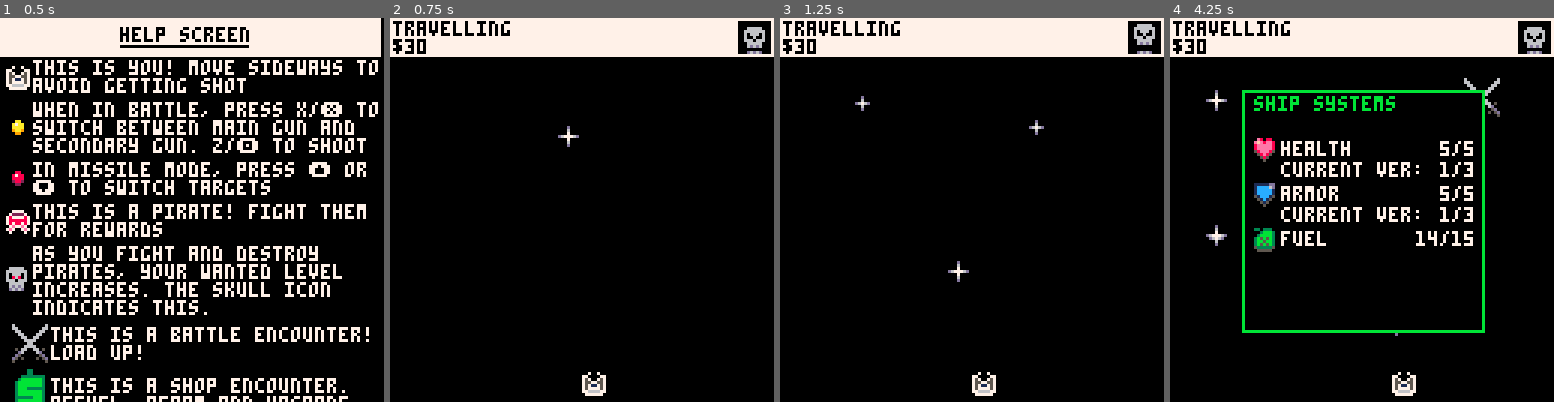
Above: before the commit, frames 1-4 (left to right).
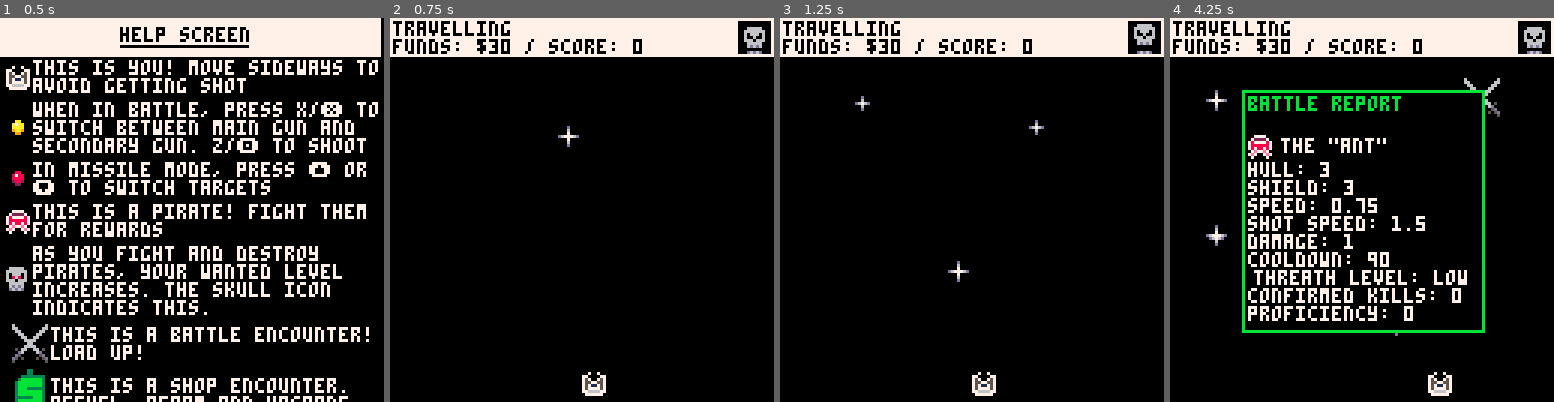
Above: after the commit, the same moments.

Repository: NinetiesPaul/Orion-s-Defender
Game: PICO-8 cartridge orionsdefender.p8
Same seed, same stepped clock (60 frames per second), same inputs: the game is played once before the commit and once after it.
Inputs:
- Up to frame 1 (0.5 s): tap X (X key) at 0.33 s
- Up to frame 2 (0.75 s): tap O (Z key) at 0.7 s
- Up to frame 3 (1.25 s): tap X (X key) at 1.07 s
- Up to frame 4 (4.25 s): hold Right 1.6-2.1 s; tap O (Z key) every 0.4 s from 1.7 to 4.1 s; tap X (X key) at 1.85, 2.97, 4.08 s; hold Up 2.15-2.42 s; hold Right 2.47-3.03 s; hold Left 3.08-3.58 s; hold Down 3.63-3.97 s; hold Right from 4.02 s (still down)

Frame 1 is identical in both runs. In frame 2, 0.8% of the frame differs, in the area x 0-66%, y 5-10%; in frame 3, 0.8%; in frame 4, 11%, in the area x 0-79%, y 5-99%.

Commit message:
feat: complete refactoring of the pause menu

Diff:
--- a/orionsdefender.p8
+++ b/orionsdefender.p8
@@ -23,7 +23,11 @@
 	clock = 0
 	current_view = 6
 	pause_menu = false
-	pause_menu_page = 1
+	pause_menu_option = 1
+	pause_menu_myship = false
+	pause_menu_myship_page = 0
+	pause_menu_battlerep = false
+	pause_menu_battlerep_page = 0
 	help_text_y = 0
 	stars = {}
 
@@ -253,7 +257,8 @@
 	-- enemy and battle
 	enemy_list =
 	{
-		ant = {
+		{
+			id = 1,
 			name = "ant",
 			spr = 009,
 			spr_damage = 025,
@@ -264,9 +269,12 @@
 			b_speed =  0.75,
 			b_cdr = 90,
 			score = 100,
-			reward = 8
+			reward = 8,
+			n_destroyed = 0,
+			knowledge_level = 0
 		},
-		ghost = {
+		{
+			id = 2,
 			name = "ghost",
 			spr = 010,
 			spr_damage = 026,
@@ -277,9 +285,12 @@
 			b_speed =  1,
 			b_cdr = 75,
 			score = 125,
-			reward = 12
+			reward = 12,
+			n_destroyed = 0,
+			knowledge_level = 0
 		},
-		eagle = {
+		{
+			id = 3,
 			name = "eagle",
 			spr = 011,
 			spr_damage = 027,
@@ -290,9 +301,12 @@
 			b_speed =  1.7,
 			b_cdr = 60,
 			score = 150,
-			reward = 14
+			reward = 14,
+			n_destroyed = 0,
+			knowledge_level = 0
 		},
-		spectre = {
+		{
+			id = 4,
 			name = "spectre",
 			spr = 012,
 			spr_damage = 028,
@@ -303,9 +317,12 @@
 			b_speed =  1.5,
 			b_cdr = 45,
 			score = 175,
-			reward = 16
+			reward = 16,
+			n_destroyed = 0,
+			knowledge_level = 0
 		},
-		sentinel = {
+		{
+			id = 5,
 			name = "sentinel",
 			spr = 013,
 			spr_damage = 029,
@@ -316,7 +333,9 @@
 			b_speed =  1.7,
 			b_cdr = 45,
 			score = 250,
-			reward = 20
+			reward = 20,
+			n_destroyed = 0,
+			knowledge_level = 0
 		}
 	}
 	enemies = {}
@@ -335,13 +354,6 @@
 	}
 	battle_rewards = 0
 	battle_started = false
-	confirmed_kills = {
-		ant = { n_destroyed = 0, knowledge_level = 0 },
-		ghost = { n_destroyed = 0, knowledge_level = 0 },
-		eagle = { n_destroyed = 0, knowledge_level = 0 },
-		spectre = { n_destroyed = 0, knowledge_level = 0 },
-		sentinel = { n_destroyed = 0, knowledge_level = 0 }
-	}
 
 	transition_animation = false
 	left_side = 0
@@ -374,88 +386,105 @@
 			rect(24,24,104,104, 11)
 			palt(0, false) rectfill(25,25,103,103, 0) palt(0, true)
 
-			if pause_menu_page == 2 or pause_menu_page == 3 then
-				line_ct = 0
-				for k,v in pairs(confirmed_kills) do
-					spr(enemy_list[k]["spr"], 28, 39 + line_ct * 8)
-					print(k, 37, 41 + line_ct * 8, 7)
-					if (pause_menu_page == 2) print(v.n_destroyed, 98, 41 + line_ct * 8, 7)
-					if (pause_menu_page == 3) print(v.knowledge_level.."/3", 90, 41 + line_ct * 8, 7)
-					line_ct += 1
+			-- line(64,0,64,127, 7)
+
+			if not pause_menu_myship and not pause_menu_battlerep then
+				print("ship systems", 40, 58, (pause_menu_option == 1) and 7 or 11)
+				print("battle report", 38, 64, (pause_menu_option == 2) and 7 or 11)
+			end
+
+			if pause_menu_battlerep then
+				print("battle report", 26, 26, 11)
+				spr(enemy_list[pause_menu_battlerep_page]["spr"], 26, 39)
+				print("the " .. "\""..enemy_list[pause_menu_battlerep_page]["name"].."\"", 37, 40, 7)
+
+				print("hull: " .. enemy_list[pause_menu_battlerep_page]["b_health"], 26, 48, 7)
+				print("shield: " .. enemy_list[pause_menu_battlerep_page]["b_energy"], 26, 54, 7)
+				print("speed: " .. enemy_list[pause_menu_battlerep_page]["b_speed"], 26, 60, 7)
+				print("shot speed: " .. enemy_list[pause_menu_battlerep_page]["b_shot_speed"], 26, 66, 7)
+				print("damage: " .. enemy_list[pause_menu_battlerep_page]["b_damage"], 26, 72, 7)
+				print("cooldown: " .. enemy_list[pause_menu_battlerep_page]["b_cdr"], 26, 78, 7)
+
+				threath = (pause_menu_battlerep_page == 1) and "low" or (pause_menu_battlerep_page == 2 or pause_menu_battlerep_page == 3) and "mid" or "high"
+				print("threath level: " .. threath, 28, 84, 7)
+				print("confirmed kills: " .. enemy_list[pause_menu_battlerep_page]["n_destroyed"], 26, 90, 7)
+				print("proficiency: " .. enemy_list[pause_menu_battlerep_page]["knowledge_level"], 26, 96, 7)
+			end
+
+			if pause_menu_myship then
+				if pause_menu_myship_page == 1 then
+					print("ship systems", 26, 26, 11)
+
+					spr(003, 26, 40)
+					print("health", 34, 41, 7)
+					print(player.health.."/"..player.max_health, 92, 41, 7)
+					print("current ver: ", 26, 49, 7)
+					print(player.health_lvl .. "/3", 92, 49, 7)
+
+					spr(004, 26, 55)
+					print("armor", 34, 56, 7)
+					print(player.armor.."/"..player.max_armor, 92, 56, 7)
+					print("current ver: ", 26, 64, 7)
+					print(player.armor_lvl .. "/3", 92, 64, 7)
+
+					spr(005, 26, 70)
+					print("fuel", 34, 71, 7)
+					print(flr(player.fuel).."/"..player.max_fuel, 84, 71, 7)
+				elseif pause_menu_myship_page == 2 then
+					print("laser weapon", 26, 26, 11)
+
+					print("system lv", 26, 40, 7)
+					print(player.laser_lvl, 100, 40, 7)
+					print("damage", 26, 46, 7)
+					print(laser_dmg, 92, 46, 7)
+					print("reload time", 26, 52, 7)
+					print(laser_cooldown_rate, 96, 52, 7)
+				elseif pause_menu_myship_page == 3 then
+					print("guided shot", 26, 26, 11)
+
+					print("system lv", 26, 40, 7)
+					print(player.missile_lvl, 100, 40, 7)
+					print("damage", 26, 46, 7)
+					print(missile_damage, 92, 46, 7)
+					print("reload time", 26, 52, 7)
+					print(missile_cooldown_rate, 92, 52, 7)
+					print("stockpile", 26, 58, 7)
+					print(player.missile_n.."/"..player.missile_max_capacity, 92, 58, 7)
+				elseif pause_menu_myship_page == 4 then
+					print("cluster shot", 26, 26, 11)
+
+					if weapon_system_lvl >= 2 then
+						print("system lv", 26, 40, 7)
+						print(player.cluster_lvl, 100, 40, 7)
+						print("damage", 26, 46, 7)
+						print(cluster_damage, 92, 46, 7)
+						print("cluster dmg", 26, 52, 7)
+						print(cluster_frag_damage, 88, 52, 7)
+						print("reload time", 26, 58, 7)
+						print(cluster_cooldown_rate, 96, 58, 7)
+						print("stockpile", 26, 64, 7)
+						print(player.cluster_n.."/"..player.cluster_max_capacity, 92, 64, 7)
+					else
+						print("unavailable", 26, 40, 7)
+					end
+				elseif pause_menu_myship_page == 5 then
+					print("stun shot", 26, 26, 11)
+
+					if weapon_system_lvl == 3 then
+						print("system lv", 26, 40, 7)
+						print(player.stun_lvl, 100, 40, 7)
+						print("damage", 26, 46, 7)
+						print(stun_damage, 92, 46, 7)
+						print("prox damage", 26, 52, 7)
+						print(stun_proximity_dmg, 92, 52, 7)
+						print("reload time", 26, 58, 7)
+						print(stun_cooldown_rate, 92, 58, 7)
+						print("stockpile", 26, 64, 7)
+						print(player.stun_n.."/"..player.stun_max_capacity, 92, 64, 7)
+					else
+						print("unavailable", 26, 40, 7)
+					end
 				end
-				if (pause_menu_page == 3) print("proficiency", 28, 26, 11)
-				if pause_menu_page == 2 then
-					print("combat report", 28, 26, 11)
-					print("total	 ", 28, 32 + (line_ct + 1) * 8, 7)
-					print(total_enemies_destroyed, 98, 32 + (line_ct + 1) * 8, 7)
-					print("score: " .. score, 28, 32 + (line_ct + 3) * 8, 7)
-				end
-
-
-			elseif pause_menu_page == 1 then
-				print("ship systems", 28, 26, 11)
-
-				spr(003, 28, 40)
-				print("health", 37, 41, 7)
-				print(player.health.."/"..player.max_health, 90, 41, 7)
-				print("current ver: ", 37, 48, 7)
-				print(player.health_lvl .. "/3", 90, 48, 7)
-
-				spr(004, 28, 55)
-				print("armor", 37, 56, 7)
-				print(player.armor.."/"..player.max_armor, 90, 56, 7)
-				print("current ver: ", 37, 63, 7)
-				print(player.armor_lvl .. "/3", 90, 63, 7)
-
-				spr(005, 28, 70)
-				print("fuel", 37, 71, 7)
-				print(flr(player.fuel).."/"..player.max_fuel, 82, 71, 7)
-			elseif pause_menu_page == 4 then
-				print("laser weapon", 28, 26, 11)
-
-				print("system lv", 28, 40, 7)
-				print(player.laser_lvl, 98, 40, 7)
-				print("damage", 28, 46, 7)
-				print(laser_dmg, 90, 46, 7)
-				print("reload time", 28, 52, 7)
-				print(laser_cooldown_rate, 94, 52, 7)
-			elseif pause_menu_page == 5 then
-				print("guided shot", 28, 26, 11)
-
-				print("system lv", 28, 40, 7)
-				print(player.missile_lvl, 98, 40, 7)
-				print("damage", 28, 46, 7)
-				print(missile_damage, 90, 46, 7)
-				print("reload time", 28, 52, 7)
-				print(missile_cooldown_rate, 90, 52, 7)
-				print("stockpile", 28, 58, 7)
-				print(player.missile_n.."/"..player.missile_max_capacity, 90, 58, 7)
-			elseif pause_menu_page == 6 then
-				print("cluster shot", 28, 26, 11)
-
-				print("system lv", 28, 40, 7)
-				print(player.cluster_lvl, 98, 40, 7)
-				print("damage", 28, 46, 7)
-				print(cluster_damage, 90, 46, 7)
-				print("cluster dmg", 28, 52, 7)
-				print(cluster_frag_damage, 86, 52, 7)
-				print("reload time", 28, 58, 7)
-				print(cluster_cooldown_rate, 94, 58, 7)
-				print("stockpile", 28, 64, 7)
-				print(player.cluster_n.."/"..player.cluster_max_capacity, 90, 64, 7)
-			elseif pause_menu_page == 7 then
-				print("stun shot", 28, 26, 11)
-
-				print("system lv", 28, 40, 7)
-				print(player.stun_lvl, 98, 40, 7)
-				print("damage", 28, 46, 7)
-				print(stun_damage, 90, 46, 7)
-				print("prox damage", 28, 52, 7)
-				print(stun_proximity_dmg, 90, 52, 7)
-				print("reload time", 28, 58, 7)
-				print(stun_cooldown_rate, 90, 58, 7)
-				print("stockpile", 28, 64, 7)
-				print(player.stun_n.."/"..player.stun_max_capacity, 90, 64, 7)
 			end
 		end
 	end
@@ -473,8 +502,8 @@
 
 	if current_view == 3 then -- rewards
 		draw_transition_animation()
-		print("victory!", 48,64, 7)
-		print("found " .. battle_rewards .. " scraps", 35,72, 7)
+		print("victory!", 48,64, 0)
+		print("found " .. battle_rewards .. " scraps", 35,72, 0)
 		if (stat(54) == 0) print("press z or x to continue", 18, 104, 0)
 	end
 
@@ -554,32 +583,38 @@
 	update_threat()
 	update_icons()
 
-	if current_view == 1 then
-		if pause_menu == false then
+	if current_view == 1 then -- world
+		if not pause_menu then
 			player.fuel -= fuel_comsumption
 			if (clock % 60 == 0) create_encounter()
 			if (player.fuel <= 0) current_view = 5
 			foreach(encounters, move_encounter)
-		end
-
-		if btnp(4) then
-			if pause_menu then
-				pause_menu = false
-				pause_menu_page = 1
-			else
-				pause_menu = true
+		else
+			if btnp(3) then
+				if (pause_menu_option < 2) pause_menu_option += 1
+			elseif btnp(2) then
+				if (pause_menu_option > 1) pause_menu_option -= 1
 			end
-		end
-
-		if pause_menu then
+
 			if btnp(0) then
-				if (pause_menu_page > 1) pause_menu_page -=1
+				if (pause_menu_myship and pause_menu_myship_page > 1) pause_menu_myship_page -= 1
+				if (pause_menu_battlerep and pause_menu_battlerep_page > 1) pause_menu_battlerep_page -= 1
 			elseif btnp(1) then
-				if (pause_menu_page < 7) pause_menu_page +=1
+				if (pause_menu_myship and pause_menu_myship_page < 5) pause_menu_myship_page += 1
+				if (pause_menu_battlerep and pause_menu_battlerep_page < 5) pause_menu_battlerep_page += 1
 			end
 
-			if (pause_menu_page == 6 and player.weapon_system_lvl < 2)  pause_menu_page = 5
-			if (pause_menu_page == 7 and player.weapon_system_lvl < 3)  pause_menu_page = 6
+			if btnp(4) then
+				if (pause_menu_option == 1) pause_menu_myship = true pause_menu_myship_page = 1 pause_menu_battlerep = false
+				if (pause_menu_option == 2) pause_menu_myship = false pause_menu_battlerep = true pause_menu_battlerep_page = 1
+			end
+		end
+
+		if (btnp(4) and not pause_menu) pause_menu = true
+		if btnp(5) then
+			if (not pause_menu_myship and not pause_menu_battlerep) pause_menu = false
+			if (pause_menu_myship) pause_menu_myship_page = 0 pause_menu_myship = false
+			if (pause_menu_battlerep) pause_menu_battlerep_page = 0 pause_menu_battlerep = false
 		end
 	end
 
@@ -696,8 +731,8 @@
 end
 
 function draw_transition_animation()
-	rectfill(0, 0, left_side, 128, 1)
-	rectfill(127, 0, right_side, 128, 1)
+	rectfill(0, 0, left_side, 128, 7)
+	rectfill(127, 0, right_side, 128, 7)
 end
 
 function update_transition_animation()
@@ -804,13 +839,13 @@
 	enemy_count = rnd(enemy_by_difficulty[pirate_rep])
 
 	if pirate_rep == 1 then
-		add(enemy_type_pool, enemy_list["ant"])
+		add(enemy_type_pool, enemy_list[1])
 	elseif pirate_rep == 2 then
-		add(enemy_type_pool, enemy_list["ghost"])
-		add(enemy_type_pool, enemy_list["eagle"])
+		add(enemy_type_pool, enemy_list[2])
+		add(enemy_type_pool, enemy_list[3])
 	elseif pirate_rep == 3 then
-		add(enemy_type_pool, enemy_list["spectre"])
-		add(enemy_type_pool, enemy_list["sentinel"])
+		add(enemy_type_pool, enemy_list[4])
+		add(enemy_type_pool, enemy_list[5])
 	end
 
 	while(enemy_count > 0)
@@ -822,6 +857,7 @@
 			enemy[k] = v
 		end
 
+		enemy.id = enemy_data.id
 		enemy.health = enemy_data.b_health
 		enemy.max_health = enemy_data.b_health
 		enemy.energy = enemy_data.b_energy
@@ -981,10 +1017,8 @@
 	end
 
 	if current_view != 2 then
-		current_view_text = "travelling"
-		if (current_view == 4) current_view_text = (pirate_store) and "pirate shop" or "shop"
-		print(current_view_text,1,1, 0)
-		print("$" .. scraps,1,7, 0)
+		print((current_view == 1) and "travelling" or (pirate_store) and "pirate shop" or "shop", 1, 1, 0)
+		print("funds: $" .. scraps .. ((current_view == 1) and (" /" .. " score: " .. score) or ""), 1, 7, 0)
 	end
 end
 
@@ -1442,8 +1476,8 @@
 end
 
 function destroy_enemy(e)
-	confirmed_kills[e.name].n_destroyed += 1
-	if (confirmed_kills[e.name].n_destroyed % 5 == 0 and confirmed_kills[e.name].knowledge_level < 3) confirmed_kills[e.name].knowledge_level += 1
+	enemy_list[e.id].n_destroyed += 1
+	if (enemy_list[e.id].n_destroyed % 5 == 0 and enemy_list[e.id].knowledge_level < 3) enemy_list[e.id].knowledge_level += 1
 
 	total_enemies_destroyed += 1
 	if (pirate_rep < 3 and total_enemies_destroyed % 10 == 0) pirate_rep += 1
@@ -1532,7 +1566,7 @@
 				shop_last_bought = "item maxed out"
 			end
 		else
-			shop_last_bought = "not enough cash"
+			shop_last_bought = "not enough credits"
 		end
 	end
 
